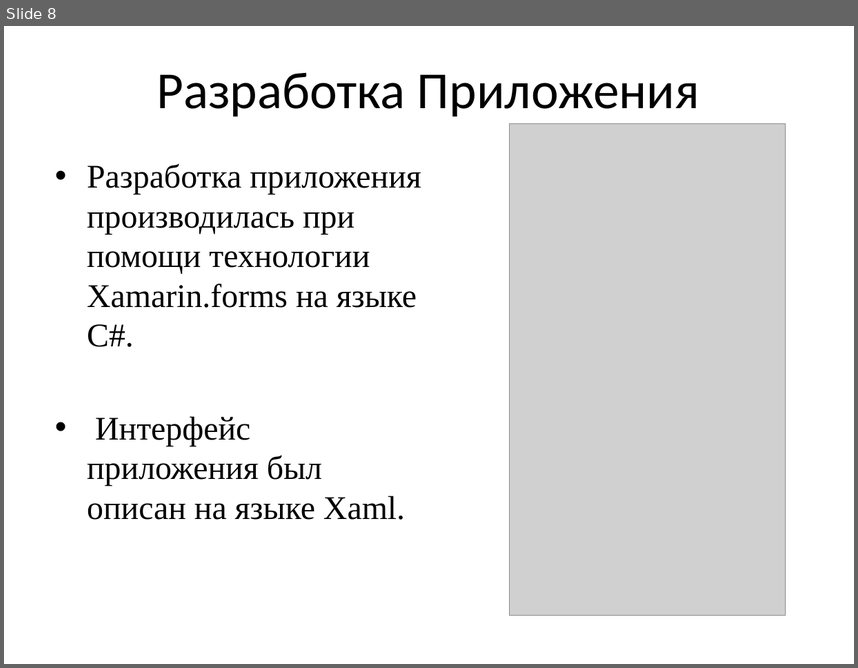
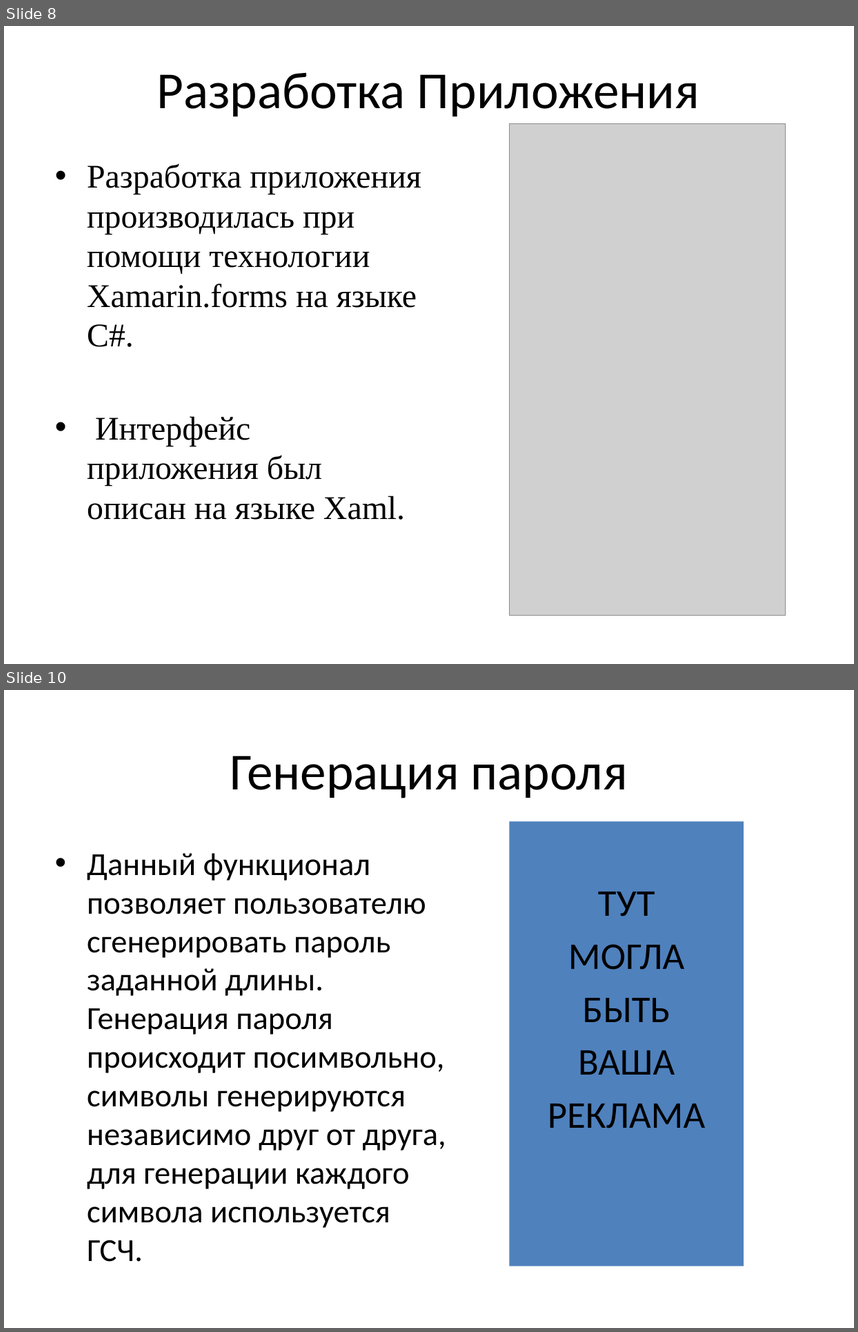
Before and after one commit to noob001/Diplom, a slide deck: Диплом.pptx. Shown one above the other, each under a label of ours: slide 8 before the commit, slides 8 and 10 after it; the slides between them are not shown. The pictures are 858x668 and 858x1332 pixels, drawn with LibreOffice and Linux fonts; fonts in the diff are those of the drawing; grey boxes stand for pictures. Boxes give left, top, right and bottom in pixels: in the first picture for what was removed or moved away, otherwise in the second. Text is boxed around its words. In the diff, an @@ line names an element or a change of style, - is before the commit and + after.

```diff
--- a/Диплом.pptx
+++ b/Диплом.pptx
@@ slide 10 added at (x1=4, y1=690, x2=854, y2=1328), background #FFFFFF @@
@@ title added at (x1=230, y1=756, x2=628, y2=798), 44 pt, text #000000 @@
+Генерация пароля
@@ rectangle added at (x1=509, y1=822, x2=744, y2=1266), fill #4F81BD, 32 pt, text #000000 @@
+ТУТ
+МОГЛА
+БЫТЬ
+ВАША
+РЕКЛАМА
@@ text added at (x1=87, y1=853, x2=446, y2=1261), 27.2 pt, text #000000 @@
+• Данный функционал позволяет пользователю сгенерировать пароль заданной длины. Генерация пароля происходит посимвольно, символы генерируются независимо друг от друга, для генерации каждого символа используется ГСЧ.
```
Also in this commit, not shown: 1 slide changed, 2 other slides added, 1 slide removed.
